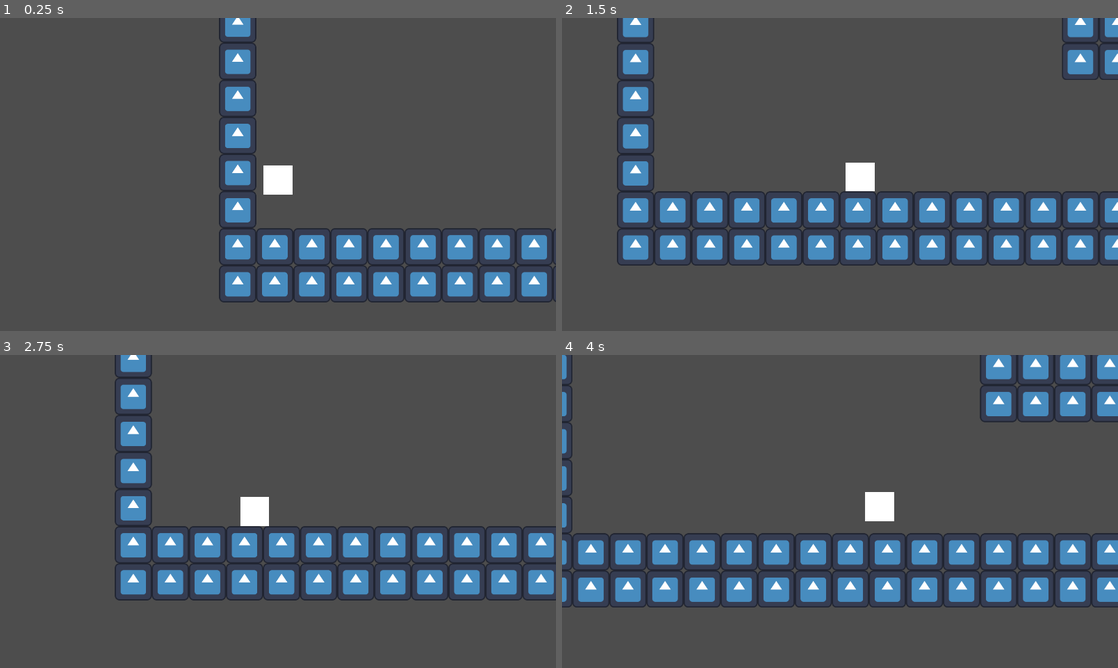
Above: before the commit, frames 1-4 (two rows, left to right).
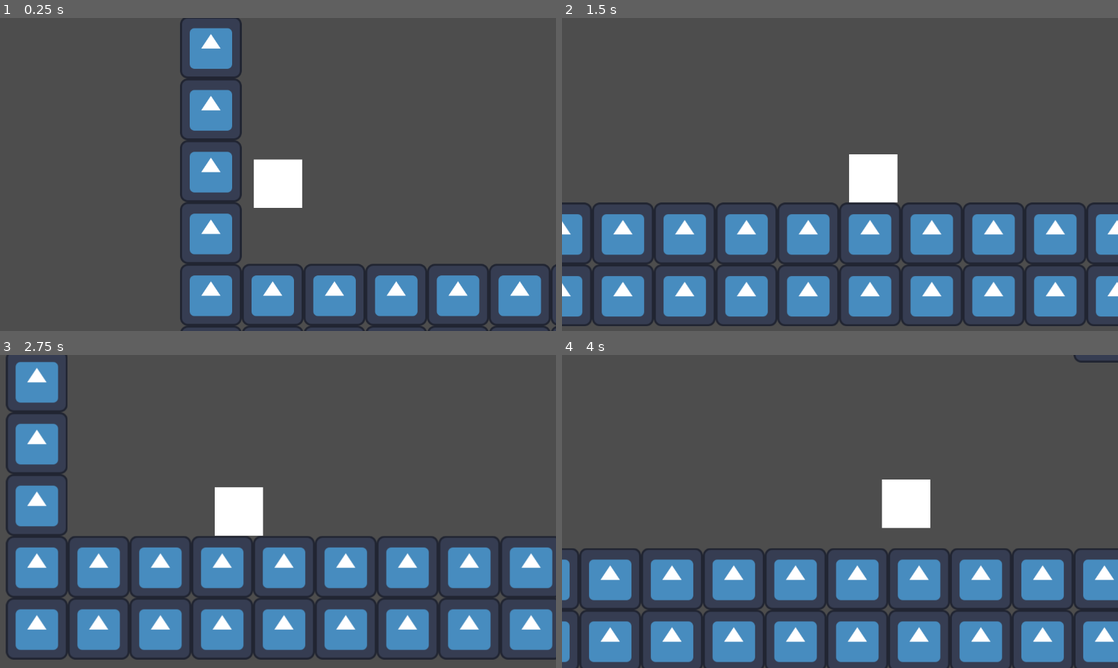
Above: after the commit, the same moments.

Repository: LitheFulminare/Operation-Venulysian
Game: Godot game, scene res://Game scenes/Prototyping.tscn
The game is run twice, just before and just after one commit, with the same random seed, the same clock (stepped at 60 frames per second) and the same inputs. The engine's default icon, where the game draws it, is replaced by a stand-in: a white triangle on a blue panel in a dark square.
Inputs:
- Up to frame 1 (0.25 s): no input
- Up to frame 2 (1.5 s): hold D (Right) from 0.53 s (still down); tap Shift (Dash) at 0.6 s; tap W (Up) at 0.77 s; tap F (Grappling Hook) at 1.35 s
- Up to frame 3 (2.75 s): tap W (Up) at 1.52 s; release D (Right) at 2.03 s; hold A (Left) from 2.03 s (still down); tap Shift (Dash) at 2.1 s
- Up to frame 4 (4 s): release A (Left) at 2.78 s; hold D (Right) from 2.78 s (still down); tap F (Grappling Hook) at 2.85 s; tap W (Up) at 3.02, 3.77 s; tap Shift (Dash) at 3.6 s

The runs differ from the first frame. In frame 1, 19% of the frame differs, in the area x 32-100%, y 0-100%; in frame 2, 30%; in frame 3, 32%, in the area x 1-100%, y 0-98%; in frame 4, 32%.

Commit message:
added chain sprites

Diff:
--- a/Operation Venulysian/Game scenes/Prototyping.tscn
+++ b/Operation Venulysian/Game scenes/Prototyping.tscn
@@ -29,7 +29,7 @@
 position = Vector2(1657, -247)
 
 [node name="Destination" parent="Grappling point" index="0"]
-position = Vector2(-6, 259)
+position = Vector2(-6, 278)
 
 [node name="Interaction Area" parent="Grappling point" index="1"]
 position = Vector2(121, -5)
--- a/Operation Venulysian/project.godot
+++ b/Operation Venulysian/project.godot
@@ -21,8 +21,6 @@
 
 [display]
 
-window/size/viewport_width=1920
-window/size/viewport_height=1080
 window/stretch/mode="viewport"
 
 [input]
Binary file added: Operation Venulysian/Player/Sprites/Chain tilable 2.png
Not shown, added: Operation Venulysian/Player/Sprites/Chain tilable 2.png.import
Binary file added: Operation Venulysian/Player/Sprites/Chain tilable.png
Not shown, added: Operation Venulysian/Player/Sprites/Chain tilable.png.import
Not shown: 1 places in Operation Venulysian/Player/player.tscn that only renumber resources
